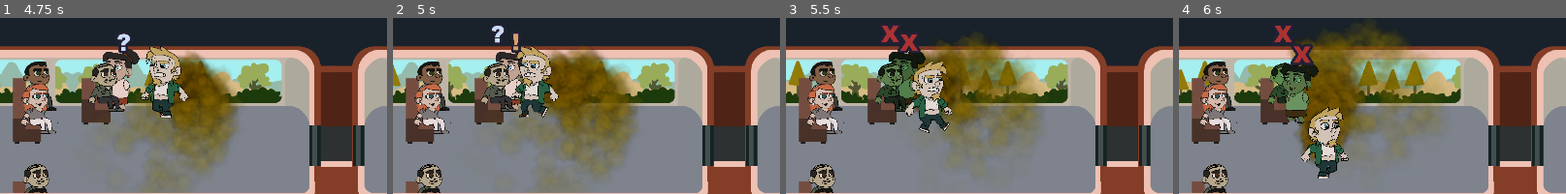
Above: before the commit, frames 1-4 (left to right).
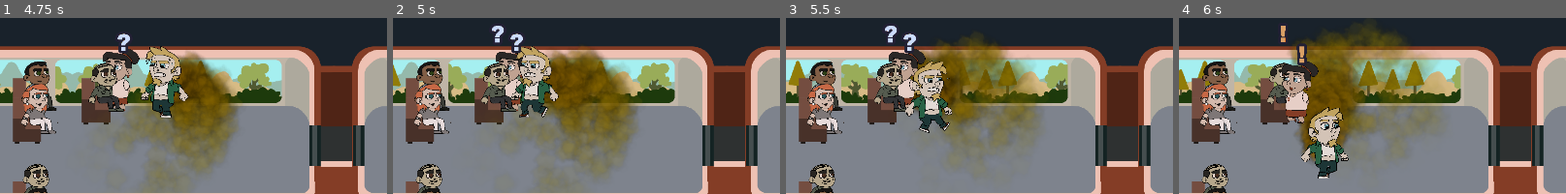
Above: after the commit, the same moments.

Repository: caiotava/Fart-Ninja
Game: Godot game, scene res://main.tscn
Same seed, same stepped clock (60 frames per second), same inputs: the game is played once before the commit and once after it. Sound files missing from this copy of the repository are replaced by a short silence.
Inputs:
- Up to frame 1 (4.75 s): tap Enter at 0.5 s; hold Right (player_right) 0.53-1.28 s; hold Space (keep) 0.53-1.28 s; hold Down (player_down) 1.28-2.03 s; tap Space (keep) at 1.35, 2.85, 4.35 s; hold Right (player_right) 2.03-2.78 s; hold Space (keep) 2.03-2.78 s; hold Up (player_up) 2.78-3.53 s; hold Space (keep) 3.53-4.28 s; hold Left (player_left) from 3.53 s (still down)
- Up to frame 2 (5 s): keep holding Left (player_left)
- Up to frame 3 (5.5 s): release Left (player_left) at 5.03 s; hold Down (player_down) from 5.03 s (still down); hold Space (keep) from 5.03 s (still down)
- Up to frame 4 (6 s): release Down (player_down) at 5.78 s; release Space (keep) at 5.78 s; hold Right (player_right) from 5.78 s (still down); tap Space (keep) at 5.85 s
The pictures show only the part of the screen within x 25-75%, y 19-68%; the shares and areas given below are measured in that part.

Frame 1 is identical in both runs. In frame 2, 0.2% of the frame differs, in the area x 30-34%, y 8-21%; in frame 3, 3.0%, in the area x 22-36%, y 4-54%; in frame 4, 2.9%.

Commit message:
Update passenger and train UI elements

Diff:
--- a/passengers/passenger.tscn
+++ b/passengers/passenger.tscn
@@ -36,9 +36,6 @@
 scale = Vector2(0.28, 0.28)
 platform_floor_layers = 4294967040
 script = ExtResource("1_nd8ur")
-alert_question_time = 0.3
-alert_exclamation_time = 0.3
-alert_gameover_time = 0.5
 
 [node name="AnimatedSprite2D" type="AnimatedSprite2D" parent="."]
 position = Vector2(21.4286, -378.571)
--- a/train/carriage_base.tscn
+++ b/train/carriage_base.tscn
@@ -24,13 +24,13 @@
 [sub_resource type="NavigationPolygon" id="NavigationPolygon_gub6n"]
 vertices = PackedVector2Array(406, 791, 406, 1009, 262, 1005, 258, 314, 382, 446, 543, 446, 541, 310, 1852, 317, 1847, 1031, 562, 789, 382, 312, 566, 1002)
 polygons = Array[PackedInt32Array]([PackedInt32Array(0, 1, 2, 3, 4), PackedInt32Array(5, 6, 7, 8, 9), PackedInt32Array(3, 10, 4), PackedInt32Array(0, 4, 5, 9), PackedInt32Array(9, 8, 11)])
-outlines = Array[PackedVector2Array]([PackedVector2Array(277, 500, 314, 455, 368, 458, 375, 588, 474, 590, 469, 448, 633, 449, 633, 590, 738, 590, 1628, 457, 1691, 502, 1693, 998, 542, 994, 519, 760, 411, 760, 418, 996, 266, 1003)])
+outlines = Array[PackedVector2Array]([PackedVector2Array(277, 500, 314, 455, 368, 458, 375, 588, 474, 590, 469, 448, 633, 449, 633, 590, 738, 590, 1628, 457, 1691, 502, 1693, 998, 542, 994, 519, 760, 411, 760, 418, 996, 266, 1003, 274.539, 612.549, 275.034, 589.898)])
 source_geometry_group_name = &"navigation_polygon_source_group"
 
 [sub_resource type="RectangleShape2D" id="RectangleShape2D_lffp5"]
 size = Vector2(127.75, 152.5)
 
-[node name="Carriage2" type="Node2D"]
+[node name="Carriage" type="Node2D"]
 y_sort_enabled = true
 position = Vector2(-88, 0)
 script = ExtResource("1_yo87l")
--- a/ui/game_over.tscn
+++ b/ui/game_over.tscn
@@ -32,10 +32,13 @@
 
 [node name="Subtitle" type="RichTextLabel" parent="."]
 layout_mode = 0
-offset_left = 296.0
-offset_top = 756.0
-offset_right = 1836.0
-offset_bottom = 1499.0
+offset_left = 297.0
+offset_top = 774.0
+offset_right = 1837.0
+offset_bottom = 1517.0
+theme_override_colors/default_color = Color(1, 1, 1, 1)
+theme_override_colors/font_outline_color = Color(0, 0, 0, 1)
+theme_override_constants/outline_size = 15
 theme_override_font_sizes/normal_font_size = 70
 bbcode_enabled = true
 text = "Subtitle"
